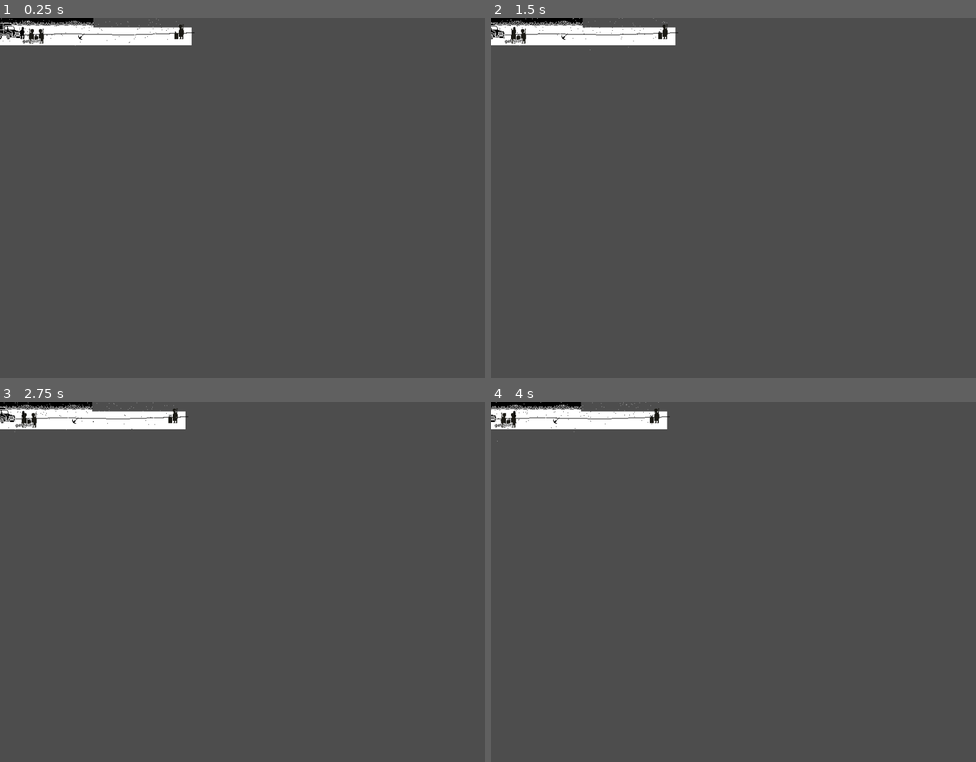
Above: before the commit, frames 1-4 (two rows, left to right).
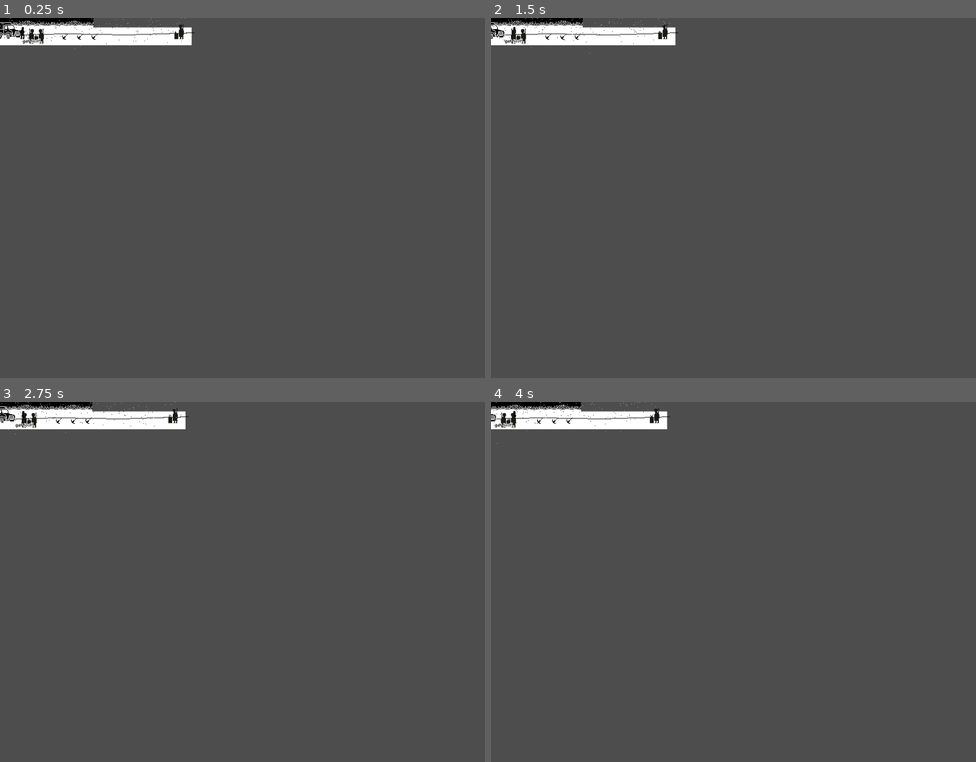
Above: after the commit, the same moments.

Repository: Eptwalabha/nj6-freeze
Game: Godot game, scene res://scene/game/lvl-labor.tscn
Same seed, same stepped clock (60 frames per second), same inputs: the game is played once before the commit and once after it. This scene is started directly instead of the project's main scene. Sound files missing from this copy of the repository are replaced by a short silence.
Inputs:
- Up to frame 1 (0.25 s): no input
- Up to frame 2 (1.5 s): tap Enter at 0.5 s; hold Space (action-confirm) 0.53-1.28 s; hold Right (move_right) from 0.53 s (still down); tap Space (action-confirm) at 1.35 s
- Up to frame 3 (2.75 s): release Right (move_right) at 2.03 s; hold Left (move_left) from 2.03 s (still down); hold Space (action-confirm) from 2.03 s (still down)
- Up to frame 4 (4 s): release Left (move_left) at 2.78 s; release Space (action-confirm) at 2.78 s; hold Right (move_right) from 2.78 s (still down); tap Space (action-confirm) at 2.85 s; hold Space (action-confirm) from 3.53 s (still down)

The runs differ from the first frame. In frame 1, 0.2% of the frame differs, in the area x 0-39%, y 0-9%; in frame 2, 0.2%; in frame 3, 0.2%; in frame 4, less than 0.1%.

Commit message:
add interactivity

Diff:
--- a/game-data.gd
+++ b/game-data.gd
@@ -12,6 +12,26 @@
 
 var current_scene = "intro"
 
+var collectible_items = {
+	"wooden_shard": false,
+	"tin_metal_shard": false,
+	"rail_nail": false,
+	"empty_lighter": false,
+	"painkiller": false
+}
+
+var affinity = {
+	"prisonner": 0.0,
+	"guards": 0.0,
+}
+
+var player_stats = {
+	"stamina": 100,
+	"health": 100,
+	"cold": 0,
+	"fever": false,
+}
+
 func _ready() -> void:
 	audio = preload("res://scene/core/audio.tscn").instantiate()
 	add_child(audio)
--- a/project.godot
+++ b/project.godot
@@ -20,10 +20,6 @@
 [autoload]
 
 GameData="*res://game-data.gd"
-
-[debug]
-
-settings/stdout/print_fps=true
 
 [display]
 
@@ -124,6 +120,12 @@
 
 locale/translations=PackedStringArray("res://assets/i18n/translations.en.translation", "res://assets/i18n/translations.fr.translation", "res://assets/i18n/translations.es.translation")
 
+[layer_names]
+
+2d_physics/layer_1="player"
+2d_physics/layer_2="map"
+2d_physics/layer_5="interactive"
+
 [rendering]
 
 textures/canvas_textures/default_texture_filter=0
--- /dev/null
+++ b/scene/core/interactive.gd
@@ -0,0 +1,33 @@
+class_name Interactive
+extends Area2D
+
+signal player_entered
+signal player_exited
+signal player_interacted
+
+@onready var collision : CollisionShape2D = $CollisionShape2D
+@export var item_name : String = ""
+
+var in_range : bool = false
+var enabled : bool = true : set = _set_enabled
+
+func _set_enabled(is_enabled: bool) -> void:
+	enabled = is_enabled
+	collision.set_deferred("disabled", not enabled)
+
+func _input(event):
+	if not enabled:
+		return
+	if in_range and event.is_action_pressed("action-confirm"):
+		player_interacted.emit()
+		_set_enabled(false)
+
+func _on_body_entered(body: Node2D) -> void:
+	if not in_range and body is Player:
+		in_range = true
+		player_entered.emit()
+
+func _on_body_exited(body: Node2D) -> void:
+	if in_range and body is Player:
+		in_range = false
+		player_exited.emit()
--- /dev/null
+++ b/scene/core/interactive.tscn
@@ -0,0 +1,19 @@
+[gd_scene load_steps=3 format=3 uid="uid://gpsto7yxr2tr"]
+
+[ext_resource type="Script" path="res://scene/core/interactive.gd" id="1_5sedm"]
+
+[sub_resource type="RectangleShape2D" id="RectangleShape2D_elr06"]
+resource_local_to_scene = true
+size = Vector2(10, 34)
+
+[node name="Interactive" type="Area2D" groups=["interactive"]]
+collision_layer = 0
+monitorable = false
+script = ExtResource("1_5sedm")
+
+[node name="CollisionShape2D" type="CollisionShape2D" parent="."]
+position = Vector2(0, -17)
+shape = SubResource("RectangleShape2D_elr06")
+
+[connection signal="body_entered" from="." to="." method="_on_body_entered"]
+[connection signal="body_exited" from="." to="." method="_on_body_exited"]
--- a/scene/core/player.tscn
+++ b/scene/core/player.tscn
@@ -59,6 +59,12 @@
 "walk": SubResource("Animation_mi3f6")
 }
 
+[sub_resource type="AnimationNodeAnimation" id="AnimationNodeAnimation_f5rsa"]
+animation = &"idle"
+
+[sub_resource type="AnimationNodeAnimation" id="AnimationNodeAnimation_7tgb4"]
+animation = &"walk"
+
 [sub_resource type="AnimationNodeAnimation" id="AnimationNodeAnimation_q2win"]
 animation = &"walk"
 
@@ -73,12 +79,6 @@
 nodes/output/position = Vector2(380, 160)
 node_connections = [&"TimeScale", 0, &"Animation", &"output", 0, &"TimeScale"]
 
-[sub_resource type="AnimationNodeAnimation" id="AnimationNodeAnimation_f5rsa"]
-animation = &"idle"
-
-[sub_resource type="AnimationNodeAnimation" id="AnimationNodeAnimation_7tgb4"]
-animation = &"walk"
-
 [sub_resource type="AnimationNodeStateMachineTransition" id="AnimationNodeStateMachineTransition_lrf72"]
 advance_mode = 2
 
@@ -91,16 +91,17 @@
 advance_condition = &"idle"
 
 [sub_resource type="AnimationNodeStateMachine" id="AnimationNodeStateMachine_gkmwf"]
-states/BlendTree/node = SubResource("AnimationNodeBlendTree_l87dj")
-states/BlendTree/position = Vector2(626.85, 42.06)
 states/idle/node = SubResource("AnimationNodeAnimation_f5rsa")
-states/idle/position = Vector2(364, 89)
+states/idle/position = Vector2(393, 100)
 states/walk/node = SubResource("AnimationNodeAnimation_7tgb4")
 states/walk/position = Vector2(601, 229)
-transitions = ["Start", "idle", SubResource("AnimationNodeStateMachineTransition_lrf72"), "idle", "BlendTree", SubResource("AnimationNodeStateMachineTransition_pbrdv"), "BlendTree", "idle", SubResource("AnimationNodeStateMachineTransition_smryo")]
+states/walking/node = SubResource("AnimationNodeBlendTree_l87dj")
+states/walking/position = Vector2(658.85, 100)
+transitions = ["Start", "idle", SubResource("AnimationNodeStateMachineTransition_lrf72"), "idle", "walking", SubResource("AnimationNodeStateMachineTransition_pbrdv"), "walking", "idle", SubResource("AnimationNodeStateMachineTransition_smryo")]
 graph_offset = Vector2(95.85, -11.94)
 
 [node name="Player" type="CharacterBody2D"]
+collision_mask = 7
 slide_on_ceiling = false
 script = ExtResource("1_gs02o")
 
@@ -128,4 +129,4 @@
 anim_player = NodePath("../AnimationPlayer")
 parameters/conditions/idle = false
 parameters/conditions/moving = false
-parameters/BlendTree/TimeScale/scale = 1.75
+parameters/walking/TimeScale/scale = 1.75
--- a/scene/cutscenes/cs-intro.tscn
+++ b/scene/cutscenes/cs-intro.tscn
@@ -92,7 +92,7 @@
 
 [node name="CutSceneIntro" type="Node"]
 script = ExtResource("1_flkmj")
-inmate_to_spawn = 10
+inmate_to_spawn = 7
 metadata/_edit_horizontal_guides_ = [48.0]
 metadata/_edit_vertical_guides_ = [84.0]
 
@@ -184,12 +184,13 @@
 [node name="Snow" parent="." instance=ExtResource("2_i4h3q")]
 material = ExtResource("4_3hclh")
 position = Vector2(34, -5)
-amount = 50
-preprocess = 5.0
+lifetime = 4.0
+preprocess = 3.0
 randomness = 0.5
 emission_rect_extents = Vector2(64, 10)
 direction = Vector2(0.5, 1)
 spread = 20.0
+initial_velocity_max = 20.0
 
 [node name="Skip" parent="." instance=ExtResource("4_6bpeq")]
 position = Vector2(77, 0)
--- a/scene/game/lvl-labor.gd
+++ b/scene/game/lvl-labor.gd
@@ -5,22 +5,18 @@
 @onready var player: CharacterBody2D = $ParallaxBackground/ParallaxLayer/Player
 @onready var action_label: Label = %ActionLabel
 
-var working : bool = false
-var ready_to_work : bool = false
-
 func _ready() -> void:
 	for barrel in get_tree().get_nodes_in_group("barrel"):
 		barrel.body_entered.connect(_on_barrel_body_entered)
 		barrel.body_exited.connect(_on_barrel_body_exited)
 
+	for interactive : Interactive in get_tree().get_nodes_in_group("interactive"):
+		interactive.player_entered.connect(_on_player_in_range.bind(interactive))
+		interactive.player_exited.connect(_on_player_out_of_range.bind(interactive))
+		interactive.player_interacted.connect(_on_player_interacted.bind(interactive))
+
 func _process(_delta: float) -> void:
 	parallax.scroll_offset.x = clamp(-(player.position.x - 42.0), -336+84, 0)
-
-func _input(event: InputEvent) -> void:
-	if event.is_action_pressed("action-confirm"):
-		if ready_to_work and not player.working:
-			print("working")
-			player.working = true
 
 func _on_barrel_body_entered(body: Node2D) -> void:
 	if body is Player:
@@ -30,15 +26,15 @@
 	if body is Player:
 		body.heating = false
 
-func _on_pickaxe_body_entered(body: Node2D) -> void:
-	if body is Player:
-		show_action("action_work")
-		ready_to_work = true
+func _on_player_in_range(interactive: Interactive) -> void:
+	show_action(interactive.item_name)
 
-func _on_pickaxe_body_exited(body: Node2D) -> void:
-	if body is Player:
-		show_action("")
-		ready_to_work = false
+func _on_player_out_of_range(interactive: Interactive) -> void:
+	show_action("")
+	interactive.enabled = true
+
+func _on_player_interacted(interactive: Interactive) -> void:
+	print("using %s" % interactive.item_name)
 
 func show_action(action: String) -> void:
 	action_label.visible = (action != "")
--- a/scene/game/lvl-labor.tscn
+++ b/scene/game/lvl-labor.tscn
@@ -7,6 +7,7 @@
 [ext_resource type="Material" uid="uid://4qotextykkj0" path="res://assets/material/dither.tres" id="3_57qxa"]
 [ext_resource type="PackedScene" uid="uid://n5iv26l5gsf2" path="res://scene/core/player.tscn" id="4_kg5mr"]
 [ext_resource type="FontFile" uid="uid://cpxiyj34edml5" path="res://assets/fonts/nokia/nokiafc22.ttf" id="5_tuuod"]
+[ext_resource type="PackedScene" uid="uid://gpsto7yxr2tr" path="res://scene/core/interactive.tscn" id="6_2sxmm"]
 [ext_resource type="Material" uid="uid://bhaiush2cvw0u" path="res://assets/material/invert.tres" id="6_ppxyi"]
 
 [sub_resource type="WorldBoundaryShape2D" id="WorldBoundaryShape2D_tsfmo"]
@@ -18,9 +19,6 @@
 
 [sub_resource type="WorldBoundaryShape2D" id="WorldBoundaryShape2D_4upby"]
 normal = Vector2(1, 0)
-
-[sub_resource type="RectangleShape2D" id="RectangleShape2D_wh8c7"]
-size = Vector2(18, 20)
 
 [node name="LvlLabor" type="Node"]
 script = ExtResource("1_nxpqg")
@@ -67,7 +65,7 @@
 sharp_limit = 0.0
 
 [node name="Truck" type="Sprite2D" parent="ParallaxBackground/ParallaxLayer"]
-position = Vector2(11, 24)
+position = Vector2(11, 23)
 texture = ExtResource("2_gfcca")
 region_enabled = true
 region_rect = Rect2(84, 17, 55, 30)
@@ -83,6 +81,7 @@
 region_rect = Rect2(0, 20, 10, 27)
 
 [node name="StaticBody2D" type="StaticBody2D" parent="ParallaxBackground/ParallaxLayer"]
+collision_layer = 2
 
 [node name="Floor" type="CollisionShape2D" parent="ParallaxBackground/ParallaxLayer/StaticBody2D"]
 shape = SubResource("WorldBoundaryShape2D_tsfmo")
@@ -97,14 +96,9 @@
 [node name="Player" parent="ParallaxBackground/ParallaxLayer" instance=ExtResource("4_kg5mr")]
 position = Vector2(41, 38)
 
-[node name="Pickaxe" type="Area2D" parent="ParallaxBackground/ParallaxLayer"]
-position = Vector2(146, 38)
-monitorable = false
-metadata/_edit_group_ = true
-
-[node name="CollisionShape2D" type="CollisionShape2D" parent="ParallaxBackground/ParallaxLayer/Pickaxe"]
-position = Vector2(0, -10)
-shape = SubResource("RectangleShape2D_wh8c7")
+[node name="Pickaxe" parent="ParallaxBackground/ParallaxLayer" instance=ExtResource("6_2sxmm")]
+position = Vector2(117, 38)
+item_name = "action_pickhax"
 
 [node name="Sprite2D" type="Sprite2D" parent="ParallaxBackground/ParallaxLayer/Pickaxe"]
 position = Vector2(0, -5)
@@ -112,16 +106,25 @@
 region_enabled = true
 region_rect = Rect2(164, 24, 11, 11)
 
-[node name="Snow" parent="ParallaxBackground/ParallaxLayer" instance=ExtResource("2_1rp3p")]
-z_index = 1
-material = ExtResource("6_ppxyi")
-position = Vector2(168, 0)
-amount = 128
-preprocess = 5.0
-lifetime_randomness = 0.5
-fract_delta = false
-local_coords = true
-emission_rect_extents = Vector2(168, 10)
+[node name="Hammer" parent="ParallaxBackground/ParallaxLayer" instance=ExtResource("6_2sxmm")]
+position = Vector2(144, 38)
+item_name = "action_hammer"
+
+[node name="Sprite2D" type="Sprite2D" parent="ParallaxBackground/ParallaxLayer/Hammer"]
+position = Vector2(0, -5)
+texture = ExtResource("2_gfcca")
+region_enabled = true
+region_rect = Rect2(164, 24, 11, 11)
+
+[node name="Saw" parent="ParallaxBackground/ParallaxLayer" instance=ExtResource("6_2sxmm")]
+position = Vector2(170, 38)
+item_name = "action_saw"
+
+[node name="Sprite2D" type="Sprite2D" parent="ParallaxBackground/ParallaxLayer/Saw"]
+position = Vector2(0, -5)
+texture = ExtResource("2_gfcca")
+region_enabled = true
+region_rect = Rect2(164, 24, 11, 11)
 
 [node name="Foreground" type="ParallaxLayer" parent="ParallaxBackground"]
 motion_scale = Vector2(1.2, 1)
@@ -150,6 +153,19 @@
 text = "get lost!"
 horizontal_alignment = 1
 
+[node name="Snow" type="ParallaxLayer" parent="ParallaxBackground"]
+
+[node name="Snow" parent="ParallaxBackground/Snow" instance=ExtResource("2_1rp3p")]
+z_index = 1
+material = ExtResource("6_ppxyi")
+position = Vector2(168, 0)
+amount = 128
+preprocess = 5.0
+lifetime_randomness = 0.5
+fract_delta = false
+local_coords = true
+emission_rect_extents = Vector2(168, 10)
+
 [node name="Camera2D" type="Camera2D" parent="."]
 anchor_mode = 0
 process_callback = 0
@@ -172,6 +188,3 @@
 theme_override_font_sizes/font_size = 8
 text = "take"
 horizontal_alignment = 1
-
-[connection signal="body_entered" from="ParallaxBackground/ParallaxLayer/Pickaxe" to="." method="_on_pickaxe_body_entered"]
-[connection signal="body_exited" from="ParallaxBackground/ParallaxLayer/Pickaxe" to="." method="_on_pickaxe_body_exited"]
